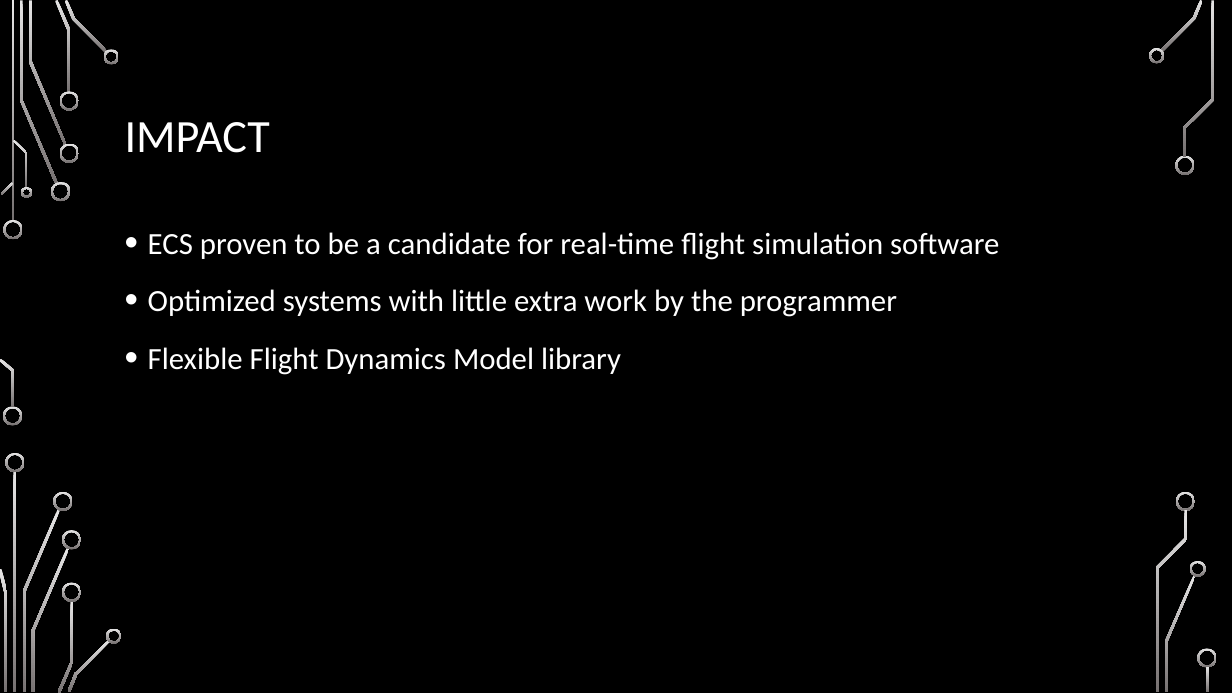
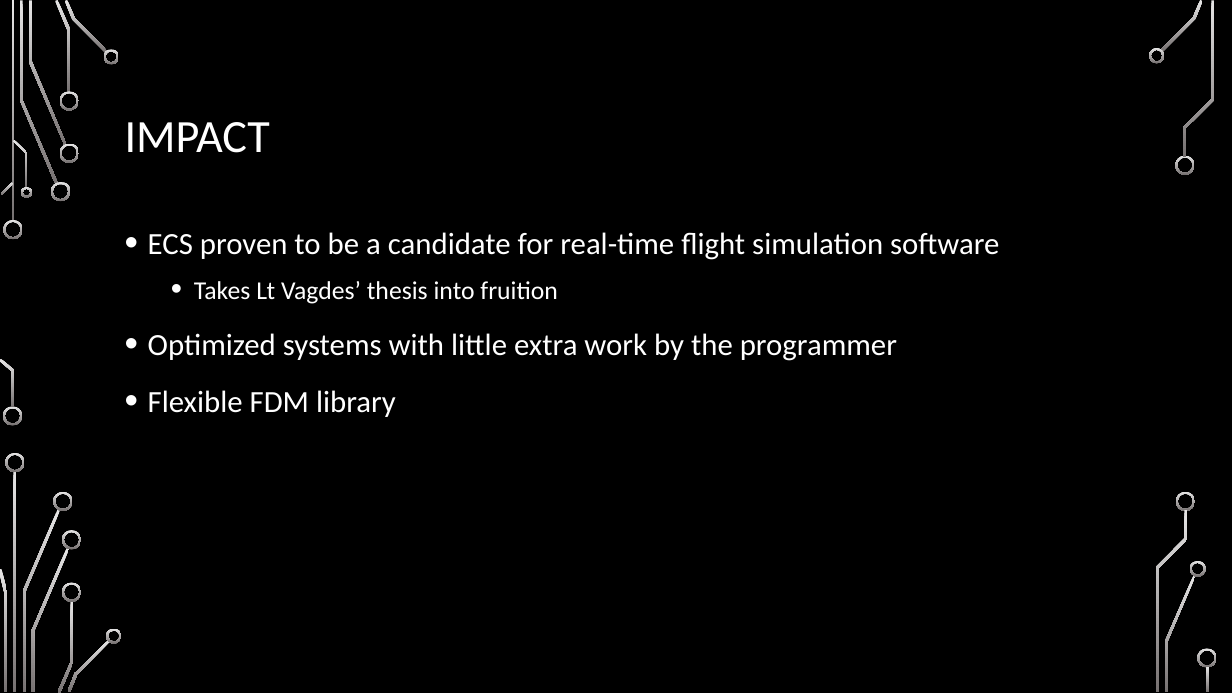
Before and after one commit to chaddw/ECS-Rust-FlightDynamics, a slide deck: slide 23 of Defense.pptx (slide 20 before the commit). Drawn at 1232x693 pixels with LibreOffice and Linux fonts; fonts in the diff are those of the drawing; background and template pictures are left out. Boxes give left, top, right and bottom in pixels: in the first picture for what was removed or moved away, otherwise in the second. Text is boxed around its words. In the diff, an @@ line names an element or a change of style, - is before the commit and + after.

```diff
--- a/Defense.pptx
+++ b/Defense.pptx
@@ text at <box>194,281,558,304</box>: paragraph added @@
+  • Takes Lt Vagdes’ thesis into fruition
@@ text at <box>148,390,396,417</box>: text changed @@
-• Flexible Flight Dynamics Model library
+• Flexible FDM library
```
Also in this commit, not shown: 12 other slides changed, 5 slides added, 2 slides removed.
